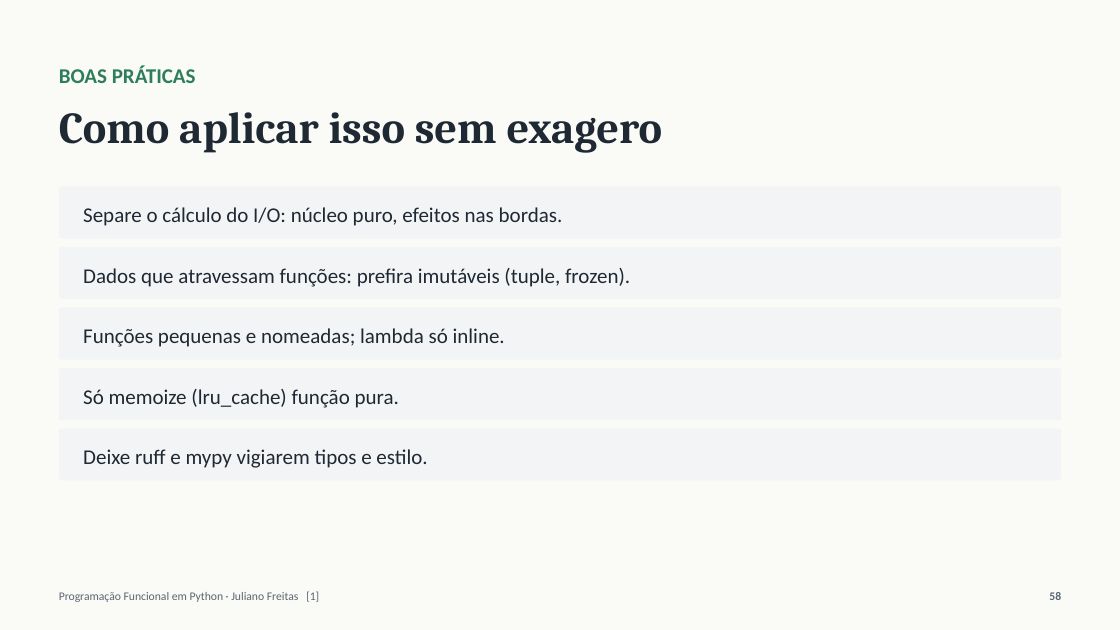
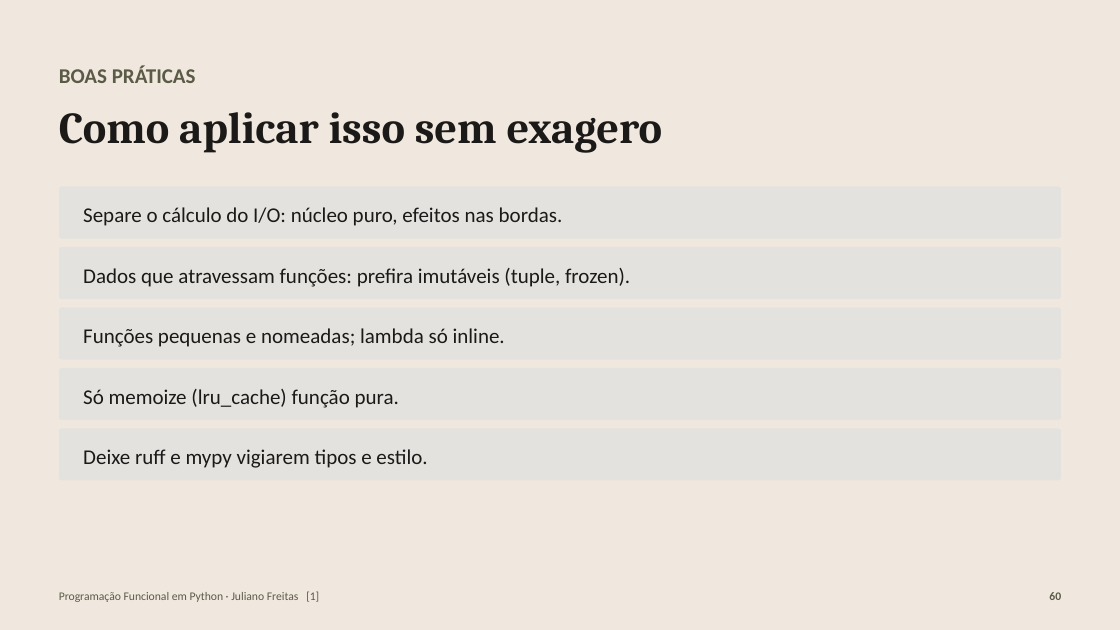
Before and after one commit to julianosfreitas/scrapping_italy, a slide deck: slide 60 of docs/PF-Python-Ponte-Italia.pptx (slide 58 before the commit). Drawn at 1120x630 pixels with LibreOffice and Linux fonts; fonts in the diff are those of the drawing. Boxes give left, top, right and bottom in pixels: in the first picture for what was removed or moved away, otherwise in the second. Text is boxed around its words. In the diff, an @@ line names an element or a change of style, - is before the commit and + after.

```diff
--- a/docs/PF-Python-Ponte-Italia.pptx
+++ b/docs/PF-Python-Ponte-Italia.pptx
@@ rectangle at [0,0,1120,630]: fill #FAFAF7 to #F0E8DE @@
@@ text "BOAS PRÁTICAS" at [59,66,196,83]: text colour #2E7D5B to #5A5A47 @@
@@ text "Como aplicar isso sem exagero" at [59,112,663,153]: text colour #1F2933 to #1B1A18 @@
@@ text colour #1F2933 to #1B1A18; fill #F3F4F6 to #E3E2DF in 5 elements at [59,187,1061,239], [59,247,1061,299], [59,308,1061,360], [59,368,1061,420], [59,429,1061,481] @@
@@ text "Programação Funcional em Python · ..." at [59,591,319,602]: text colour #5B6670 to #5A5A47 @@
@@ text at [1049,592,1061,600]: text changed; text colour #5B6670 to #5A5A47 @@
-58
+60
```
Also in this commit, not shown: 60 other slides changed, 2 slides added, 4 other files.
